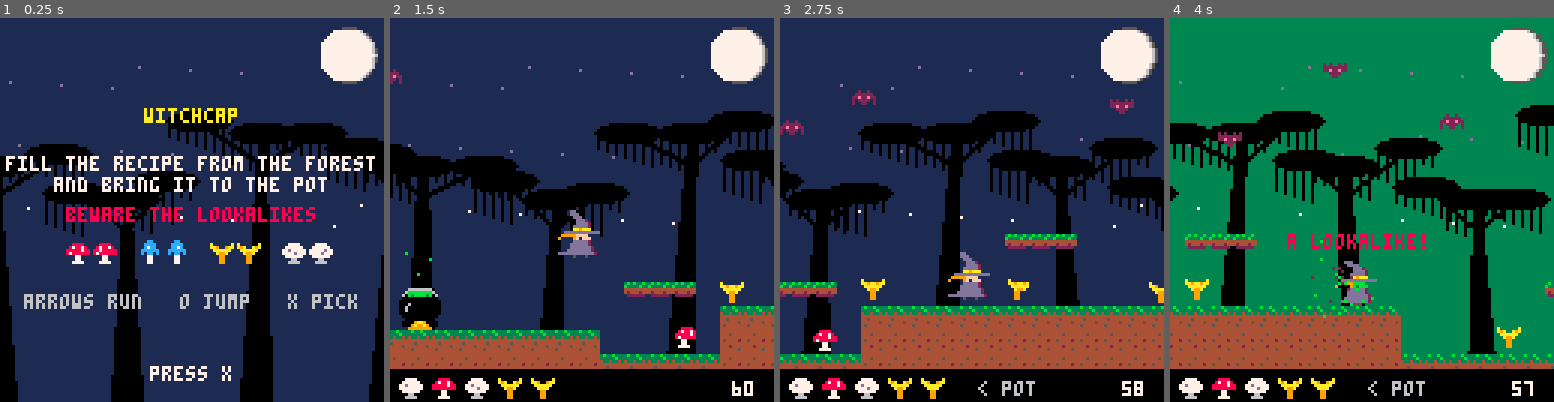
Above: before the commit, frames 1-4 (left to right).
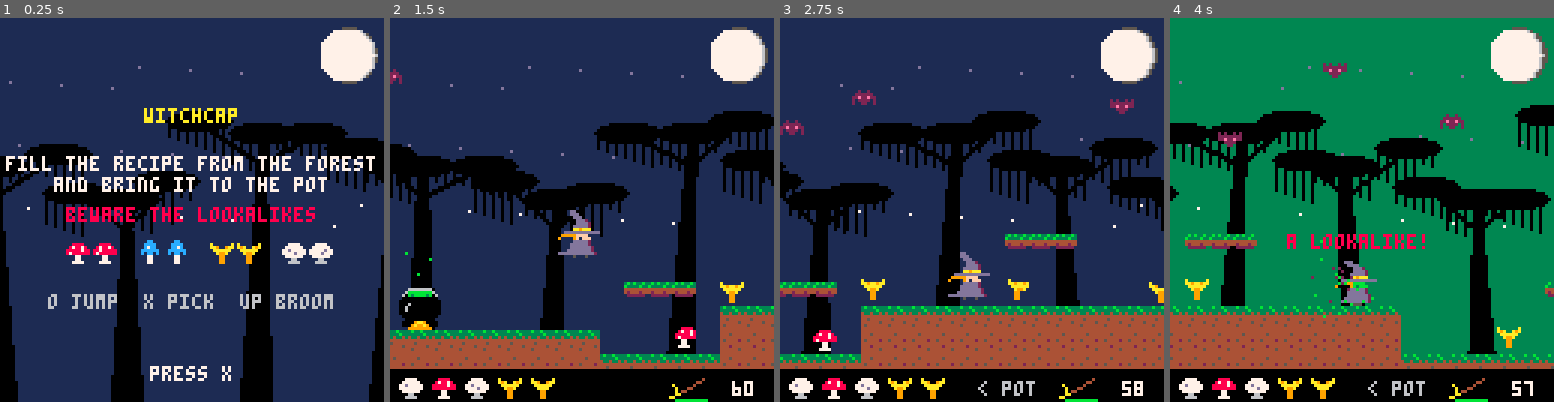
Above: after the commit, the same moments.

Repository: drachis/carts
Game: PICO-8 cartridge proj/witchcap/tests/test_boot.p8
The game is run twice, just before and just after one commit, with the same random seed, the same clock (stepped at 60 frames per second) and the same inputs.
Inputs:
- Up to frame 1 (0.25 s): no input
- Up to frame 2 (1.5 s): tap X (X key) at 0.33, 1.07 s; tap O (Z key) at 0.7 s
- Up to frame 3 (2.75 s): hold Right 1.6-2.1 s; tap O (Z key) at 1.7, 2.1, 2.5 s; tap X (X key) at 1.85 s; hold Up 2.15-2.42 s; hold Right from 2.47 s (still down)
- Up to frame 4 (4 s): tap O (Z key) at 2.9, 3.3, 3.7 s; tap X (X key) at 2.97 s; release Right at 3.03 s; hold Left 3.08-3.58 s; hold Down 3.63-3.97 s

The runs differ from the first frame. In frame 1, 1.4% of the frame differs, in the area x 6-93%, y 71-76%; in frame 2, 0.2%; in frame 3, 0.2%; in frame 4, 0.2%.

Commit message:
witchcap: up flies the broom a screen's width, skimming the ground and clearing any step, then it rests four seconds (shown by the clock); poison grounds it; down is a cackle (3477 tokens)
Co-Authored-By: Claude Opus 5.5 <noreply@anthropic.com>

Diff:
--- a/proj/witchcap/data.lua
+++ b/proj/witchcap/data.lua
@@ -18,6 +18,10 @@
 coyote_frames=6
 poison_frames=180
 level_seconds=60
+broom_speed=3.2
+broom_frames=40
+broom_rest=240
+broom_height=14
 flight_frames=30
 cauldron_x=500
 view_drop=8
--- a/proj/witchcap/main.lua
+++ b/proj/witchcap/main.lua
@@ -75,7 +75,7 @@
   spr(96+family*4,22+family*24,74)
   spr(97+family*4,31+family*24,74)
  end
- print_centred("arrows run   o jump   x pick",92,6)
+ print_centred("o jump  x pick  up broom",92,6)
  if best_frames>0 then
   print_centred("best brew "..seconds_text(best_frames),104,11)
  end
@@ -99,6 +99,12 @@
   print(away>0 and "pot >" or "< pot",66,121,6)
  end
  print(ceil(frames_left/60),114,121,frames_left<600 and 8 or 7)
+ -- the broom, and under it how rested it is
+ local rested=1-witch.broom_wait/broom_rest
+ line(96,125,104,120,rested==1 and 4 or 5)
+ line(96,125,94,122,rested==1 and 10 or 5)
+ line(96,125,93,126,rested==1 and 10 or 5)
+ line(95,127,95+rested*10,127,rested==1 and 11 or 6)
 end
 
 function draw_ending()
--- a/proj/witchcap/tests/test_witch.lua
+++ b/proj/witchcap/tests/test_witch.lua
@@ -70,6 +70,38 @@
   end,
  },
  {
+  name="the broom carries her a screen's width and sets her down",
+  buttons={2},frames=70,
+  setup=arena,
+  check=function()
+   local flown=witch.x-cauldron_x
+   return flown>120 and flown<136 and witch.y==96 and highest>=80,
+    "flew "..flown.." pixels, "..96-highest.." above the ground at most"
+  end,
+ },
+ {
+  name="the broom lifts her over a ledge four tiles high",
+  buttons={2},frames=70,
+  setup=function() ledge(8) end,
+  check=function()
+   return witch.x>600 and witch.y==64,"at "..witch.x..","..witch.y
+  end,
+ },
+ {
+  name="the broom has to rest, and will not fly her poisoned",
+  buttons={2},frames=200,
+  setup=function()
+   arena()
+   witch.poison=poison_frames
+  end,
+  check=function()
+   -- poisoned for 180 frames, then one flight, which is still resting
+   local flown=witch.x-cauldron_x
+   return flown>0 and flown<136 and witch.broom_wait>0,
+    "flew "..flown.." pixels in 200 frames, "..witch.broom_wait.." frames of rest to go"
+  end,
+ },
+ {
   name="the world goes round: she runs left past its edge on solid ground",
   buttons={0},frames=200,every_frame=true,
   setup=function()
--- a/proj/witchcap/witch.lua
+++ b/proj/witchcap/witch.lua
@@ -8,6 +8,7 @@
  witch={
   x=cauldron_x,y=ground_top(cauldron_x),vx=0,vy=0,facing=1,
   grounded=true,air_frames=0,jump_buffer=0,poison=0,
+  flying=0,broom_wait=0,
  }
 end
 
@@ -15,6 +16,30 @@
  local w=witch
  local top_speed=w.poison>0 and run_speed/2 or run_speed
  w.poison=max(w.poison-1)
+
+ -- down: a cackle, for the joy of it
+ if btnp(3) then
+  say("hee hee hee!",14)
+  sfx(13)
+ end
+
+ -- up: the broom. it carries her a screen's width the way she faces,
+ -- skimming the ground, and then has to rest. poison grounds it.
+ w.broom_wait=max(w.broom_wait-1)
+ if btnp(2) and w.broom_wait==0 and w.poison==0 then
+  w.flying,w.broom_wait=broom_frames,broom_rest
+  sfx(7)
+ end
+ if w.flying>0 then
+  w.flying-=1
+  w.x+=w.facing*broom_speed
+  -- she rises at once to clear what is ahead, and sinks a pixel a frame
+  local skim=min(ground_top(w.x),ground_top(w.x+w.facing*12))-broom_height
+  w.y=min(w.y+1,skim)
+  w.vx,w.vy,w.grounded,w.air_frames=w.facing*run_speed,0,false,coyote_frames
+  if w.flying%2==0 then burst(w.x-w.facing*8,w.y-3,1,10,0.4) end
+  return
+ end
 
  local direction=0
  if btn(0) then direction=-1 end
@@ -70,6 +95,16 @@
  elseif abs(w.vx)>0.2 then
   frame=1+w.x\5%4
  end
+ -- on the broom she sits as she falls, and the broom is drawn under
+ -- her: a brown stick with a yellow brush at its tail
+ if w.flying>0 then
+  frame=6
+  local tail=w.x-w.facing*10
+  line(tail,w.y-1,w.x+w.facing*9,w.y-3,4)
+  for bristle=-2,2 do
+   line(tail,w.y-1,tail-w.facing*5,w.y-1+bristle,10)
+  end
+ end
  -- a green face while the poison lasts
  if w.poison>0 then pal(15,11) end
  spr(32+frame*2,w.x-8,w.y-16,2,2,w.facing<0)
Not shown, changed: the sound effects (__sfx__) section of proj/witchcap/tests/test_boot.p8
Not shown, changed: the sound effects (__sfx__) section of proj/witchcap/tests/test_forest.p8
Not shown, changed: the sound effects (__sfx__) section of proj/witchcap/tests/test_hut.p8
Not shown, changed: the sound effects (__sfx__) section of proj/witchcap/tests/test_witch.p8
Not shown, changed: the sound effects (__sfx__) section of proj/witchcap/witchcap.p8
Not shown, changed: proj/witchcap/gen_cart.py
